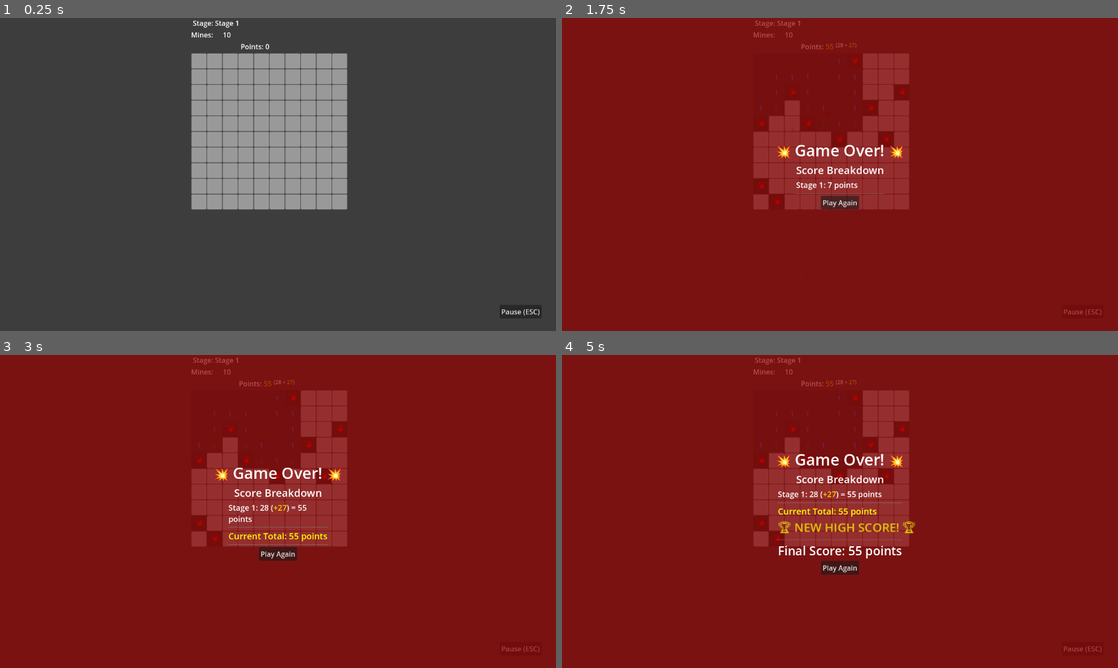
Above: before the commit, frames 1-4 (two rows, left to right).
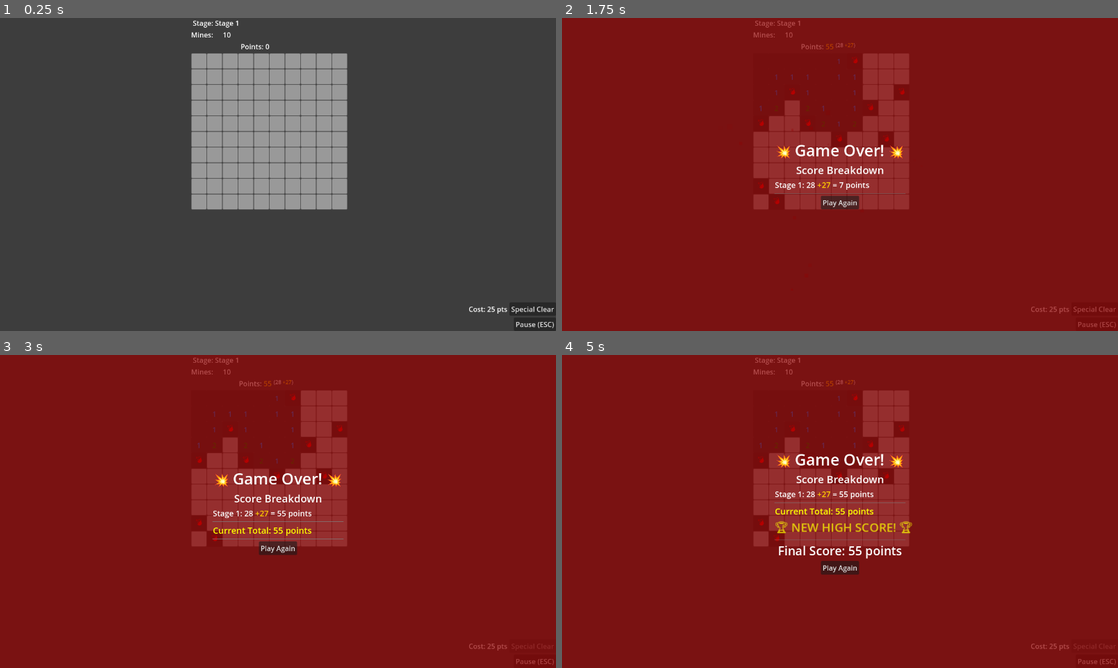
Above: after the commit, the same moments.

Repository: krets/sweep
Game: Godot game, scene res://game.tscn
Two runs of this game, one before a commit and one after it. Both use one fixed random seed, a clock stepped at 60 frames per second and the inputs below.
Inputs (mouse positions are in pixels of both pictures, inside the frame that each line leads up to):
- Up to frame 1 (0.25 s): no input
- Up to frame 2 (1.75 s): click (762, 61) at 0.52 s; click (856, 61) at 1.27 s
- Up to frame 3 (3 s): click (305, 398) at 2.02 s; tap Enter at 2.75 s; move the mouse to (400, 495) at 2.77 s; click (400, 495) at 2.92 s
- Up to frame 4 (5 s): move the mouse to (728, 527) at 3.52 s; click (728, 527) at 3.67 s; tap Space at 4.25 s; move the mouse to (895, 442) at 4.27 s; click (895, 442) at 4.42 s

The runs differ from the first frame. In frame 1, 0.2% of the frame differs, in the area x 84-100%, y 92-100%; in frame 2, 0.4%; in frame 3, 2.2%, in the area x 38-100%, y 8-100%; in frame 4, 1.1%.

Commit message:
feat: special clear; spend points to erase cell

Diff:
--- a/game.gd
+++ b/game.gd
@@ -15,6 +15,11 @@
 @export var cell_hover: Color = Color(.8, .2, .6)
 @export var cell_exposed: Color = Color(.8, .2, .6)
 @export var hard_mode: bool = false
+@export var special_clear_base_cost: int = 25
+@export var special_clear_percent_cost: float = 0.15
+@export var special_clear_cursor = preload("res://special_clear_cursor.png")
+
+
 
 class Stage:
 	var columns
@@ -54,6 +59,9 @@
 var current_stage: Stage = null
 var is_paused: bool = false
 var was_paused_before_focus: bool = false
+var special_clear_mode: bool = false
+var points_spent: int = 0  # Track points spent in current stage
+var default_cursor = null
 
 @onready var grid_container: GridContainer = %MinefieldGrid
 @onready var mine_counter: Label = %MineCounter
@@ -70,12 +78,17 @@
 @onready var score_breakdown_container: VBoxContainer = %ScoreBreakdownContainer
 @onready var final_score_label: Label = %FinalScoreLabel
 @onready var stage_scores_container: VBoxContainer = %StageScoresContainer
+@onready var special_clear_button: Button = %SpecialClearButton
+@onready var special_clear_cost_label: Label = %SpecialClearCostLabel
 
 func _ready():
 	HighScores.load_scores()
 	overlay_restart_button.pressed.connect(new_game)
 	pause_button.pressed.connect(toggle_pause)
 	%UnpauseButton.pressed.connect(toggle_pause)
+
+	special_clear_button.pressed.connect(_toggle_special_clear)
+	default_cursor = Input.get_current_cursor_shape()
 
 	# Setup misclick cooldown timer
 	misclick_timer = Timer.new()
@@ -100,6 +113,45 @@
 	get_window().focus_exited.connect(_on_window_focus_exited)
 
 	new_game()
+
+func _toggle_special_clear():
+	special_clear_mode = !special_clear_mode
+	_update_special_clear_ui()
+
+	if special_clear_mode:
+		#Input.set_default_cursor_shape(Input.CURSOR_CROSS)  # Or use custom cursor
+		Input.set_custom_mouse_cursor(special_clear_cursor)
+	else:
+		#Input.set_default_cursor_shape(Input.CURSOR_ARROW)
+		Input.set_custom_mouse_cursor(null)
+
+func _update_special_clear_ui():
+	var cost = _calculate_special_clear_cost()
+	var can_afford = get_all_points() >= cost
+
+	special_clear_button.disabled = !can_afford or game_over or is_paused
+	special_clear_button.modulate = Color.GREEN if special_clear_mode else Color.WHITE
+
+	if can_afford:
+		special_clear_cost_label.text = "Cost: %d pts" % cost
+		special_clear_cost_label.modulate = Color.WHITE
+	else:
+		special_clear_cost_label.text = "Need %d pts" % cost
+		special_clear_cost_label.modulate = Color.RED
+
+func _calculate_special_clear_cost() -> int:
+	var total_points = get_all_points()
+	var percent_cost = int(total_points * special_clear_percent_cost)
+	return max(special_clear_base_cost, percent_cost)
+
+func _consume_special_clear_cost(cost: int):
+	if points_bonus >= cost:
+		points_bonus -= cost
+	else:
+		var remaining = cost - points_bonus
+		points_bonus = 0
+		points_spent += remaining
+	update_points()
 
 func _input(event):
 	if event.is_action_pressed("pause"):
@@ -166,6 +218,8 @@
 	misclick_counter = 0
 	cells_revealed = 0
 	points_bonus = 0
+	points_spent = 0
+	special_clear_mode = false
 	points_label.text = str(get_all_points())
 	points_breakdown.text = ""
 	misclick_locked = false
@@ -255,6 +309,15 @@
 	if game_over or cell.is_flagged or is_paused:
 		return
 
+	if special_clear_mode and not cell.is_revealed:
+		var cost = _calculate_special_clear_cost()
+		if get_all_points() >= cost:
+			_perform_special_clear(cell)
+			special_clear_mode = false
+			Input.set_custom_mouse_cursor(null)
+			_update_special_clear_ui()
+		return
+
 	if first_click:
 		first_click = false
 		place_mines(cell.x, cell.y)
@@ -274,6 +337,58 @@
 		reveal_cell(cell.x, cell.y)
 		check_win()
 
+func _perform_special_clear(cell: Cell):
+	var cost = _calculate_special_clear_cost()
+	_consume_special_clear_cost(cost)
+
+	if first_click:
+		first_click = false
+		place_mines(cell.x, cell.y)
+
+	if cell.is_mine:
+		# Play bomb defuse sound
+		$Sounds/FxEarthquake.play()
+
+		# Remove the mine
+		cell.is_mine = false
+
+		# Recalculate the mine count for the cleared cell itself
+		cell.adjacent_mines = count_adjacent_mines(cell.x, cell.y)
+
+		# Update all adjacent cells' mine counts and track cells that become 0
+		var cells_to_cascade = []
+		for dy in range(-1, 2):
+			for dx in range(-1, 2):
+				if dx == 0 and dy == 0:
+					continue
+				var nx = cell.x + dx
+				var ny = cell.y + dy
+				if nx >= 0 and nx < grid_width and ny >= 0 and ny < grid_height:
+					var adj_cell = grid[ny][nx]
+					if not adj_cell.is_mine and adj_cell.adjacent_mines > 0:
+						adj_cell.adjacent_mines -= 1
+						if adj_cell.is_revealed:
+							adj_cell.update_display()
+							# If this revealed cell now has 0 mines, it should cascade
+							if adj_cell.adjacent_mines == 0:
+								cells_to_cascade.append(adj_cell)
+
+		# Trigger cascade reveal for any cells that dropped to 0
+		for cascade_cell in cells_to_cascade:
+			for dy in range(-1, 2):
+				for dx in range(-1, 2):
+					if dx == 0 and dy == 0:
+						continue
+					reveal_cell(cascade_cell.x + dx, cascade_cell.y + dy)
+
+		# Reduce total mine count
+		mine_count -= 1
+		update_mine_counter()
+
+	# Reveal the cell normally
+	reveal_cell(cell.x, cell.y)
+	check_win()
+
 func reveal_cell(x: int, y: int):
 	if x < 0 or x >= grid_width or y < 0 or y >= grid_height:
 		return
@@ -378,7 +493,7 @@
 	var bonus_points = points_bonus
 	var total_stage_points = base_points + bonus_points
 
-	animate_stage_score_with_bonus(stage_score_label, base_points, bonus_points, current_stage_index + 1, 0.0)
+	animate_stage_score_with_bonus(stage_score_label, base_points, bonus_points, points_spent, current_stage_index + 1, 0.0)
 	total_previous += total_stage_points
 
 	# Add separator
@@ -426,34 +541,47 @@
 		final_score_label.visible = false
 
 
-func animate_stage_score_with_bonus(label: RichTextLabel, base: int, bonus: int, stage_num: int, delay: float):
+# In the stage score animation, show points spent if any
+func animate_stage_score_with_bonus(label: RichTextLabel, base: int, bonus: int, spent: int, stage_num: int, delay: float):
 	await get_tree().create_timer(delay).timeout
 
 	var duration = 1.0
 	var elapsed = 0.0
-	var total = base + bonus
+	var total = base + bonus - spent
 
 	while elapsed < duration:
 		elapsed += get_process_delta_time()
 		var progress = min(elapsed / duration, 1.0)
 		var current_value = int(lerp(0.0, float(total), progress))
 
-		# Calculate how much is base vs bonus at this point
-		var current_base = min(current_value, base)
-		var current_bonus = max(0, current_value - base)
-
-		if current_bonus > 0:
-			label.text = "Stage %d: %d ([color=#FFCC00]+%d[/color]) = %d points" % [stage_num, current_base, current_bonus, current_value]
+		var text_parts = ["Stage %d: %d" % [stage_num, base]]
+
+		if bonus > 0:
+			text_parts.append("[color=#FFCC00]+%d[/color]" % bonus)
+
+		if spent > 0:
+			text_parts.append("[color=#FF0000]-%d[/color]" % spent)
+
+		if bonus > 0 or spent > 0:
+			text_parts.append("= %d points" % current_value)
 		else:
-			label.text = "Stage %d: %d points" % [stage_num, current_value]
-
+			text_parts[0] = "Stage %d: %d points" % [stage_num, current_value]
+
+		label.text = " ".join(text_parts)
 		await get_tree().process_frame
 
-	# Ensure final value is set correctly with total
+	# Set final text
+	var final_parts = ["Stage %d: %d" % [stage_num, base]]
 	if bonus > 0:
-		label.text = "Stage %d: %d ([color=#FFCC00]+%d[/color]) = %d points" % [stage_num, base, bonus, total]
-	else:
-		label.text = "Stage %d: %d points" % [stage_num, total]
+		final_parts.append("[color=#FFCC00]+%d[/color]" % bonus)
+	if spent > 0:
+		final_parts.append("[color=#FF0000]-%d[/color]" % spent)
+	if bonus > 0 or spent > 0:
+		final_parts.append("= %d points" % total)
+	else:
+		final_parts[0] = "Stage %d: %d points" % [stage_num, total]
+
+	label.text = " ".join(final_parts)
 
 func animate_score_count(label: Label, from: int, to: int, delay: float, stage_num: int, prefix: String = ""):
 	await get_tree().create_timer(delay).timeout
@@ -577,7 +705,7 @@
 		misclick_timer.stop()
 
 func get_points():
-	return cells_revealed * points_per_tile + points_bonus
+	return max(0, cells_revealed * points_per_tile + points_bonus - points_spent)
 
 func get_all_points():
 	var total_points = 0
@@ -591,15 +719,25 @@
 	if not game_over and not is_paused:
 		points_bonus = max(0, points_bonus - 1)
 	update_points()
+	_update_special_clear_ui()
 
 func update_points():
 	points_label.text = str(get_all_points())
+	var breakdown_parts = []
+
+	if points_spent > 0:
+		breakdown_parts.append("[color=#FF0000]-%d[/color]" % points_spent)
+
 	if points_bonus > 0:
-		points_label.modulate = points_color_bonus
-		points_breakdown.text = "(%d + [color=#FC0]%d[/color])" % [get_points()-points_bonus, points_bonus]
-	else:
+		breakdown_parts.append("[color=#FFCC00]+%d[/color]" % points_bonus)
+
+	if breakdown_parts.size() > 0:
+		var base = cells_revealed * points_per_tile
+		points_breakdown.text = "(%d %s)" % [base, " ".join(breakdown_parts)]
+		points_label.modulate = points_color_bonus if points_bonus > 0 else points_color_normal
+	else:
+		points_breakdown.text = ""
 		points_label.modulate = points_color_normal
-		points_breakdown.text = ""
 
 func end_game():
 	var total_score = get_all_points()
--- a/game.tscn
+++ b/game.tscn
@@ -244,6 +244,7 @@
 [node name="ScoreBreakdownContainer" type="VBoxContainer" parent="Overlay/VBoxContainer"]
 unique_name_in_owner = true
 visible = false
+custom_minimum_size = Vector2(300, 0)
 layout_mode = 2
 size_flags_horizontal = 4
 alignment = 1
@@ -298,20 +299,37 @@
 [node name="WinnerTune" type="AudioStreamPlayer" parent="Sounds"]
 stream = ExtResource("5_7jktm")
 
-[node name="PauseButton" type="Button" parent="."]
-unique_name_in_owner = true
+[node name="BottomRightStuff" type="VBoxContainer" parent="."]
 layout_mode = 1
 anchors_preset = 3
 anchor_left = 1.0
 anchor_top = 1.0
 anchor_right = 1.0
 anchor_bottom = 1.0
-offset_left = -130.0
-offset_top = -60.0
-offset_right = -33.0
-offset_bottom = -29.0
+offset_left = -40.0
+offset_top = -40.0
 grow_horizontal = 0
 grow_vertical = 0
+
+[node name="SpecialClearContainer" type="HBoxContainer" parent="BottomRightStuff"]
+layout_mode = 2
+alignment = 1
+
+[node name="SpecialClearCostLabel" type="Label" parent="BottomRightStuff/SpecialClearContainer"]
+unique_name_in_owner = true
+layout_mode = 2
+text = "Cost: 25 pts"
+horizontal_alignment = 1
+
+[node name="SpecialClearButton" type="Button" parent="BottomRightStuff/SpecialClearContainer"]
+unique_name_in_owner = true
+layout_mode = 2
+tooltip_text = "Safely clear a cell for points"
+text = "Special Clear"
+
+[node name="PauseButton" type="Button" parent="BottomRightStuff"]
+unique_name_in_owner = true
+layout_mode = 2
 size_flags_horizontal = 8
 size_flags_vertical = 8
 text = "Pause (ESC)"
--- a/project.godot
+++ b/project.godot
@@ -24,11 +24,6 @@
 window/size/viewport_width=1280
 window/size/viewport_height=720
 
-[rendering]
-
-renderer/rendering_method="gl_compatibility"
-renderer/rendering_method.mobile="gl_compatibility"
-
 [input]
 
 pause={
@@ -38,3 +33,8 @@
 , Object(InputEventKey,"resource_local_to_scene":false,"resource_name":"","device":-1,"window_id":0,"alt_pressed":false …(186 unchanged characters)…
 ]
 }
+
+[rendering]
+
+renderer/rendering_method="gl_compatibility"
+renderer/rendering_method.mobile="gl_compatibility"
Binary file added: special_clear_cursor.png
Not shown, added: special_clear_cursor.png.import
Not shown, changed: notes.md
